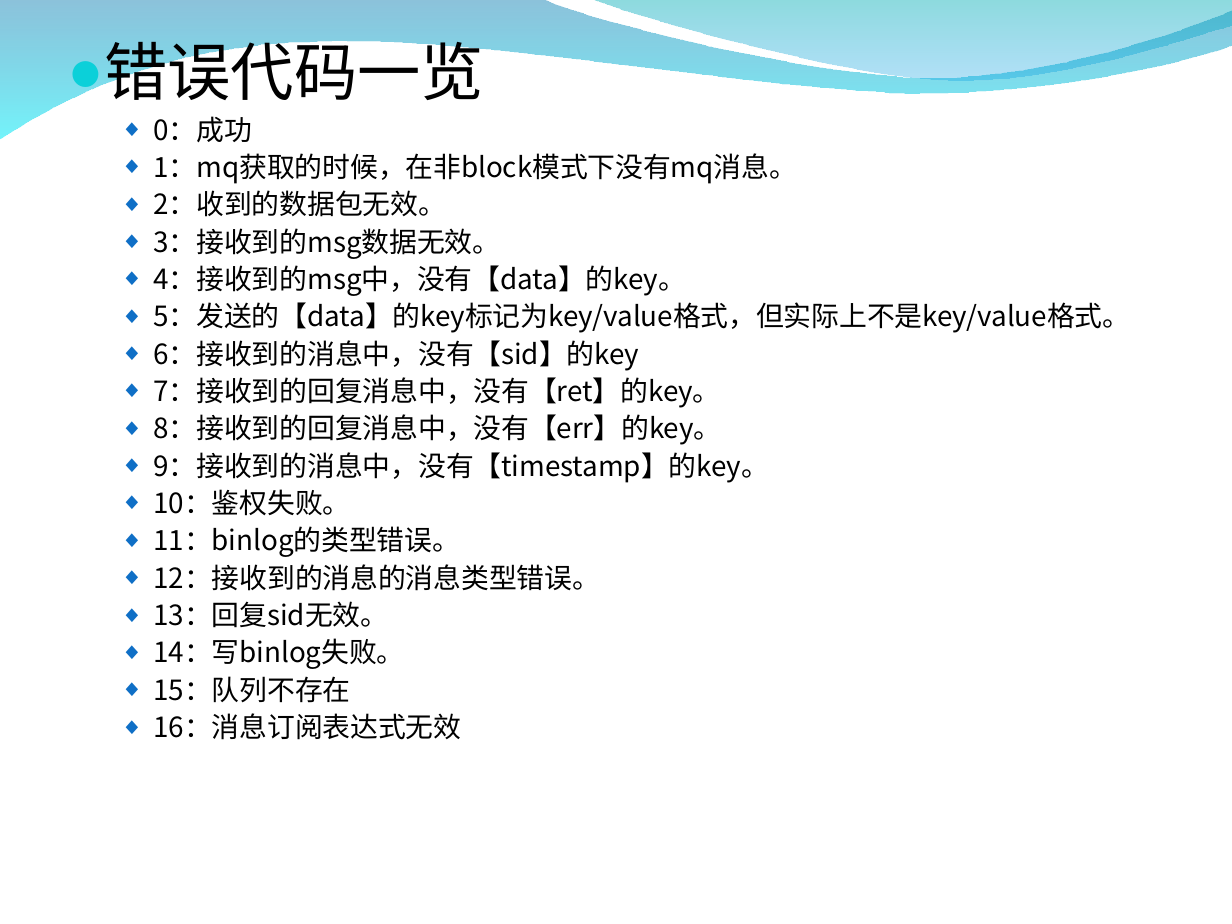
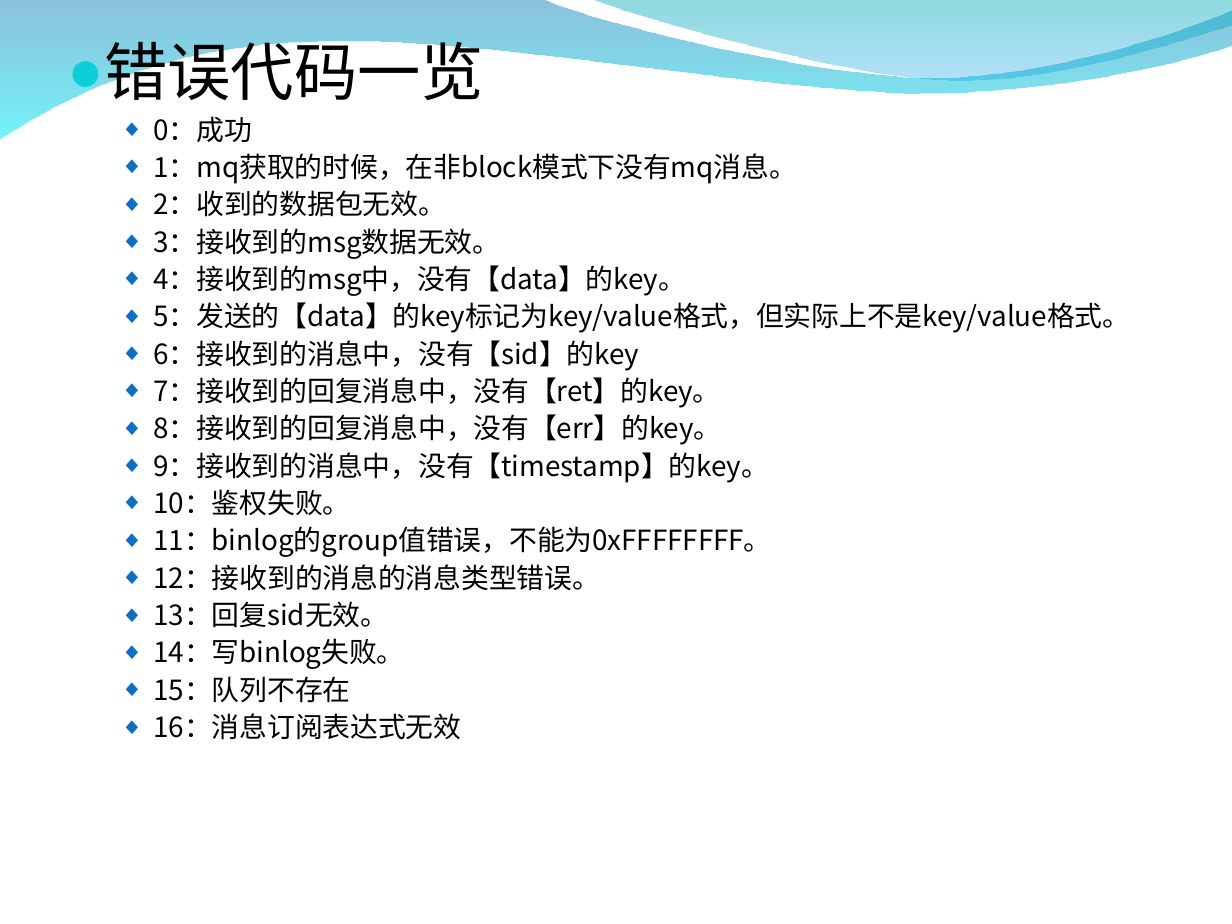
Before and after one commit to burstas/cwinux-mq, a slide deck: slide 24 of mq/doc/mq_introduce.ppt. Drawn at 1232x924 pixels with LibreOffice and Linux fonts; fonts in the diff are those of the drawing; background and template pictures are left out. Boxes give left, top, right and bottom in pixels: in the first picture for what was removed or moved away, otherwise in the second. Text is boxed around its words. In the diff, an @@ line names an element or a change of style, - is before the commit and + after.

```diff
--- a/mq/doc/mq_introduce.ppt
+++ b/mq/doc/mq_introduce.ppt
@@ text at box(153, 526, 771, 557): text changed @@
-  ◆ 11：binlog的类型错误。
+  ◆ 11：binlog的group值错误，不能为0xFFFFFFFF。
```
Also in this commit, not shown: 5 other slides changed.
